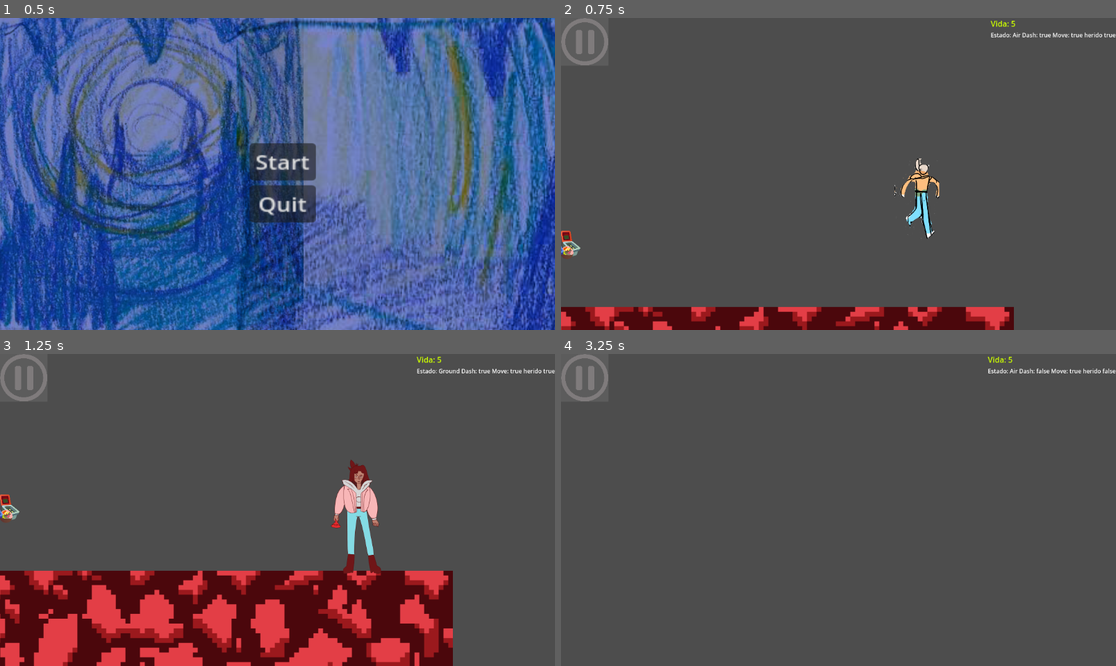
Above: before the commit, frames 1-4 (two rows, left to right).
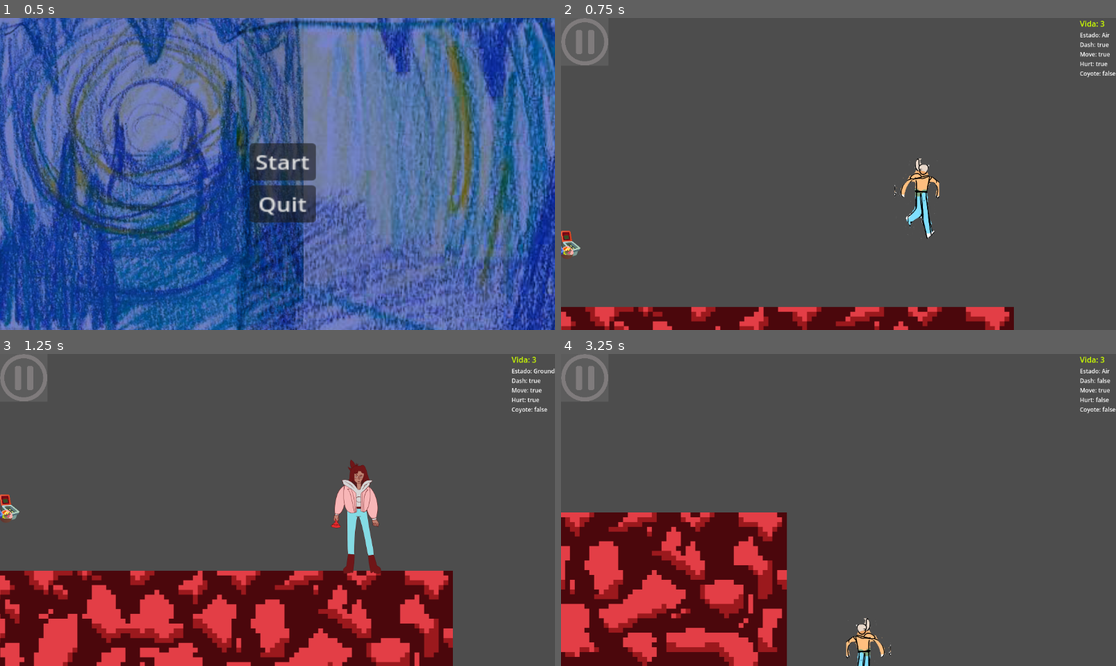
Above: after the commit, the same moments.

Repository: GuillermoC66/Interna
Game: Godot game, scene res://ESCENAS/StartMenu.tscn
Same seed, same stepped clock (60 frames per second), same inputs: the game is played once before the commit and once after it.
Inputs:
- Up to frame 1 (0.5 s): no input
- Up to frame 2 (0.75 s): click "Start" at 0.5 s
- Up to frame 3 (1.25 s): no input
- Up to frame 4 (3.25 s): tap Enter at 1.25 s; hold X (dash) 1.28-2.03 s; hold Right (ui_right) 1.28-2.78 s; tap Space (ui_select) at 1.52, 1.55, 1.82, 2.1, 2.27, 2.57, 3.05 s; tap X (dash) at 2.3 s; hold Left (ui_left) from 2.78 s (still down); hold X (dash) from 2.78 s (still down)

Frame 1 is identical in both runs. In frame 2, 0.5% of the frame differs, in the area x 77-100%, y 0-19%; in frame 3, 0.5%; in frame 4, 21%, in the area x 0-100%, y 0-100%.

Commit message:
Muerte y Coyote

Diff:
--- a/ESCENAS/Player.tscn
+++ b/ESCENAS/Player.tscn
@@ -855,6 +855,7 @@
 [node name="CollisionShape2D" type="CollisionShape2D" parent="HitboxDash"]
 position = Vector2(0.5, 0)
 shape = SubResource("RectangleShape2D_buqgf")
+debug_color = Color(0.947641, 2.31028e-06, 0.582125, 0.42)
 
 [node name="CollisionShape2D" type="CollisionShape2D" parent="."]
 position = Vector2(0, 10)
@@ -895,7 +896,7 @@
 stateMachine = NodePath("..")
 
 [node name="Timer" type="Timer" parent="StateMachine/Ground"]
-wait_time = 0.3
+wait_time = 2.0
 one_shot = true
 
 [node name="Air" type="Node" parent="StateMachine" node_paths=PackedStringArray("groundState", "dashState", "stateMachine")]
@@ -903,6 +904,8 @@
 groundState = NodePath("../Ground")
 dashState = NodePath("../Dash")
 stateMachine = NodePath("..")
+
+[node name="Timer" type="Timer" parent="StateMachine/Air"]
 
 [node name="Dash" type="Node" parent="StateMachine" node_paths=PackedStringArray("canDashAgain", "groundState", "airState", "hitbox", "stateMachine")]
 script = ExtResource("36_jots7")
@@ -933,6 +936,7 @@
 [connection signal="area_entered" from="Hurtbox" to="StateMachine" method="_on_hurtbox_area_entered"]
 [connection signal="area_entered" from="HitboxDash" to="StateMachine/Dash" method="_on_hitbox_dash_area_entered"]
 [connection signal="timeout" from="StateMachine/Ground/Timer" to="StateMachine/Ground" method="_on_timer_timeout"]
+[connection signal="timeout" from="StateMachine/Air/Timer" to="StateMachine/Air" method="_on_timer_timeout"]
 [connection signal="timeout" from="StateMachine/Dash/DashTime" to="StateMachine/Dash" method="_on_dash_time_timeout"]
 [connection signal="timeout" from="StateMachine/Hurt/Knockback" to="StateMachine/Hurt" method="_on_knockback_timeout"]
 [connection signal="timeout" from="StateMachine/Can Dash Again" to="StateMachine" method="_on_can_dash_again_timeout"]
--- a/ESCENAS/StartMenu.tscn
+++ b/ESCENAS/StartMenu.tscn
@@ -1,6 +1,6 @@
 [gd_scene load_steps=10 format=3 uid="uid://dk8nrpixe5323"]
 
-[ext_resource type="Script" path="res://ESCENAS/StartMenu.gd" id="1_01i1c"]
+[ext_resource type="Script" path="res://SCRIPTS/StartMenu.gd" id="1_01i1c"]
 [ext_resource type="Texture2D" uid="uid://d3c48xy8hr46h" path="res://RECURSOS/backchido2.bmp" id="2_fhhi1"]
 [ext_resource type="Texture2D" uid="uid://cjqpwybrggg12" path="res://RECURSOS/backchido.bmp" id="3_v7mmk"]
 
@@ -10,11 +10,11 @@
 [sub_resource type="CanvasItemMaterial" id="CanvasItemMaterial_d1fhn"]
 blend_mode = 3
 
+[sub_resource type="Animation" id="Animation_db36x"]
+length = 0.001
+
 [sub_resource type="Animation" id="Animation_o7r2q"]
 resource_name = "show"
-
-[sub_resource type="Animation" id="Animation_db36x"]
-length = 0.001
 
 [sub_resource type="AnimationLibrary" id="AnimationLibrary_57fi1"]
 _data = {
--- a/ESCENAS/elmundo.tscn
+++ b/ESCENAS/elmundo.tscn
@@ -1,6 +1,7 @@
-[gd_scene load_steps=12 format=3 uid="uid://dd4afugxoeau4"]
+[gd_scene load_steps=14 format=3 uid="uid://dd4afugxoeau4"]
 
 [ext_resource type="PackedScene" uid="uid://cka2icva25c4q" path="res://ESCENAS/Player.tscn" id="1_fk75c"]
+[ext_resource type="Script" path="res://SCRIPTS/testMundo.gd" id="1_rk0d2"]
 [ext_resource type="PackedScene" uid="uid://db0o73xiuq118" path="res://ESCENAS/PRIMERPISO.tscn" id="2_7xmnr"]
 [ext_resource type="PackedScene" uid="uid://buljphv8tli08" path="res://ESCENAS/enemy.tscn" id="4_jtvnr"]
 [ext_resource type="PackedScene" uid="uid://cf7mi3nvpst8a" path="res://ESCENAS/BLOQUE.tscn" id="4_qggcf"]
@@ -8,6 +9,9 @@
 [ext_resource type="Script" path="res://SCRIPTS/LifeLabel.gd" id="5_c63kh"]
 [ext_resource type="Script" path="res://SCRIPTS/debugLabel.gd" id="6_n733e"]
 [ext_resource type="Texture2D" uid="uid://b7dg7caw3dsb4" path="res://RECURSOS/pause-icon-sign-symbol-design-free-png.png" id="7_305xn"]
+
+[sub_resource type="RectangleShape2D" id="RectangleShape2D_6k1ke"]
+size = Vector2(613.629, 79.6099)
 
 [sub_resource type="LabelSettings" id="LabelSettings_qod1a"]
 font_color = Color(0.803922, 1, 0, 1)
@@ -20,6 +24,7 @@
 light_mode = 1
 
 [node name="ELMUNDO" type="Node2D"]
+script = ExtResource("1_rk0d2")
 
 [node name="plataformas test" parent="." instance=ExtResource("2_7xmnr")]
 position = Vector2(212, 10)
@@ -43,6 +48,15 @@
 
 [node name="plataformas test" parent="plataformas test" instance=ExtResource("2_7xmnr")]
 position = Vector2(-3070, -244)
+
+[node name="Area2D" type="Area2D" parent="plataformas test" groups=["KillBox"]]
+position = Vector2(1759, 1299)
+scale = Vector2(11.52, 5.64)
+
+[node name="CollisionShape2D" type="CollisionShape2D" parent="plataformas test/Area2D"]
+position = Vector2(-316.146, 122.34)
+shape = SubResource("RectangleShape2D_6k1ke")
+debug_color = Color(1, 0.0426788, 0.320794, 0.42)
 
 [node name="Enemies" type="Node" parent="."]
 
@@ -96,4 +110,5 @@
 
 [node name="Control" parent="GUITest" instance=ExtResource("5_1ykic")]
 
+[connection signal="area_entered" from="plataformas test/Area2D" to="." method="_on_area_2d_area_entered"]
 [connection signal="pressed" from="GUITest/Button" to="GUITest/Control" method="_on_button_pressed"]
--- a/ESCENAS/enemy.tscn
+++ b/ESCENAS/enemy.tscn
@@ -32,5 +32,6 @@
 
 [node name="CollisionShape2D" type="CollisionShape2D" parent="Hurtbox"]
 shape = SubResource("CircleShape2D_5iqbu")
+debug_color = Color(0.927135, 3.91784e-05, 0.669725, 0.42)
 
 [connection signal="area_entered" from="Hurtbox" to="." method="_on_hurtbox_area_entered"]
--- /dev/null
+++ b/ESCENAS/gameOver.gd
@@ -0,0 +1,12 @@
+extends Control
+
+@onready var animacion : AnimationPlayer = $AnimationPlayer
+@onready var test_level = preload("res://ESCENAS/elmundo.tscn") as PackedScene
+
+func _ready():
+	animacion.play("death")
+
+func state_process(delta):
+	if Input.is_anything_pressed():
+		print("wa")
+		get_tree().change_scene_to_packed(test_level)
--- /dev/null
+++ b/ESCENAS/gameOver.tscn
@@ -0,0 +1,221 @@
+[gd_scene load_steps=5 format=3 uid="uid://cjqdbwiqx4rk"]
+
+[ext_resource type="Script" path="res://ESCENAS/gameOver.gd" id="1_sgjjv"]
+
+[sub_resource type="Animation" id="Animation_30rtv"]
+resource_name = "death"
+length = 2.00001
+step = 0.0833333
+tracks/0/type = "value"
+tracks/0/imported = false
+tracks/0/enabled = true
+tracks/0/path = NodePath("ColorRect:color")
+tracks/0/interp = 1
+tracks/0/loop_wrap = true
+tracks/0/keys = {
+"times": PackedFloat32Array(0, 0.333333, 0.75),
+"transitions": PackedFloat32Array(1, 1, 1),
+"update": 0,
+"values": [Color(0, 0, 0, 0), Color(0, 0, 0, 0.670588), Color(0, 0, 0, 1)]
+}
+tracks/1/type = "value"
+tracks/1/imported = false
+tracks/1/enabled = true
+tracks/1/path = NodePath("Label:theme_override_colors/font_color")
+tracks/1/interp = 1
+tracks/1/loop_wrap = true
+tracks/1/keys = {
+"times": PackedFloat32Array(1, 1.33333),
+"transitions": PackedFloat32Array(1, 1),
+"update": 0,
+"values": [Color(1, 0, 0, 0), Color(1, 0, 0, 1)]
+}
+tracks/2/type = "value"
+tracks/2/imported = false
+tracks/2/enabled = true
+tracks/2/path = NodePath("ColorRect:visible")
+tracks/2/interp = 1
+tracks/2/loop_wrap = true
+tracks/2/keys = {
+"times": PackedFloat32Array(0),
+"transitions": PackedFloat32Array(1),
+"update": 1,
+"values": [true]
+}
+tracks/3/type = "value"
+tracks/3/imported = false
+tracks/3/enabled = true
+tracks/3/path = NodePath("Label:visible")
+tracks/3/interp = 1
+tracks/3/loop_wrap = true
+tracks/3/keys = {
+"times": PackedFloat32Array(1),
+"transitions": PackedFloat32Array(1),
+"update": 1,
+"values": [true]
+}
+tracks/4/type = "value"
+tracks/4/imported = false
+tracks/4/enabled = true
+tracks/4/path = NodePath("Label2:visible")
+tracks/4/interp = 1
+tracks/4/loop_wrap = true
+tracks/4/keys = {
+"times": PackedFloat32Array(1.33333),
+"transitions": PackedFloat32Array(1),
+"update": 1,
+"values": [true]
+}
+tracks/5/type = "value"
+tracks/5/imported = false
+tracks/5/enabled = true
+tracks/5/path = NodePath("Label2:theme_override_colors/font_color")
+tracks/5/interp = 1
+tracks/5/loop_wrap = true
+tracks/5/keys = {
+"times": PackedFloat32Array(1.33333, 1.66667),
+"transitions": PackedFloat32Array(1, 1),
+"update": 0,
+"values": [Color(1, 1, 1, 0), Color(1, 1, 1, 1)]
+}
+
+[sub_resource type="Animation" id="Animation_wy3p1"]
+length = 0.001
+tracks/0/type = "value"
+tracks/0/imported = false
+tracks/0/enabled = true
+tracks/0/path = NodePath("ColorRect:color")
+tracks/0/interp = 1
+tracks/0/loop_wrap = true
+tracks/0/keys = {
+"times": PackedFloat32Array(0),
+"transitions": PackedFloat32Array(1),
+"update": 0,
+"values": [Color(0, 0, 0, 0)]
+}
+tracks/1/type = "value"
+tracks/1/imported = false
+tracks/1/enabled = true
+tracks/1/path = NodePath("Label:theme_override_colors/font_color")
+tracks/1/interp = 1
+tracks/1/loop_wrap = true
+tracks/1/keys = {
+"times": PackedFloat32Array(0),
+"transitions": PackedFloat32Array(1),
+"update": 0,
+"values": [Color(1, 0, 0, 0)]
+}
+tracks/2/type = "value"
+tracks/2/imported = false
+tracks/2/enabled = true
+tracks/2/path = NodePath("ColorRect:visible")
+tracks/2/interp = 1
+tracks/2/loop_wrap = true
+tracks/2/keys = {
+"times": PackedFloat32Array(0),
+"transitions": PackedFloat32Array(1),
+"update": 1,
+"values": [false]
+}
+tracks/3/type = "value"
+tracks/3/imported = false
+tracks/3/enabled = true
+tracks/3/path = NodePath("Label:visible")
+tracks/3/interp = 1
+tracks/3/loop_wrap = true
+tracks/3/keys = {
+"times": PackedFloat32Array(0),
+"transitions": PackedFloat32Array(1),
+"update": 1,
+"values": [false]
+}
+tracks/4/type = "value"
+tracks/4/imported = false
+tracks/4/enabled = true
+tracks/4/path = NodePath("Label2:visible")
+tracks/4/interp = 1
+tracks/4/loop_wrap = true
+tracks/4/keys = {
+"times": PackedFloat32Array(0),
+"transitions": PackedFloat32Array(1),
+"update": 1,
+"values": [false]
+}
+tracks/5/type = "value"
+tracks/5/imported = false
+tracks/5/enabled = true
+tracks/5/path = NodePath("Label2:theme_override_colors/font_color")
+tracks/5/interp = 1
+tracks/5/loop_wrap = true
+tracks/5/keys = {
+"times": PackedFloat32Array(0),
+"transitions": PackedFloat32Array(1),
+"update": 0,
+"values": [Color(1, 1, 1, 1)]
+}
+
+[sub_resource type="AnimationLibrary" id="AnimationLibrary_ghcpx"]
+_data = {
+"RESET": SubResource("Animation_wy3p1"),
+"death": SubResource("Animation_30rtv")
+}
+
+[node name="Control" type="Control"]
+layout_mode = 3
+anchors_preset = 15
+anchor_right = 1.0
+anchor_bottom = 1.0
+grow_horizontal = 2
+grow_vertical = 2
+script = ExtResource("1_sgjjv")
+
+[node name="GUITest" type="CanvasLayer" parent="."]
+
+[node name="ColorRect" type="ColorRect" parent="GUITest"]
+visible = false
+anchors_preset = 15
+anchor_right = 1.0
+anchor_bottom = 1.0
+grow_horizontal = 2
+grow_vertical = 2
+color = Color(0, 0, 0, 0)
+
+[node name="Label" type="Label" parent="GUITest"]
+visible = false
+anchors_preset = 8
+anchor_left = 0.5
+anchor_top = 0.5
+anchor_right = 0.5
+anchor_bottom = 0.5
+offset_left = -242.5
+offset_top = -34.5
+offset_right = 242.5
+offset_bottom = 34.5
+grow_horizontal = 2
+grow_vertical = 2
+size_flags_horizontal = 4
+theme_override_colors/font_color = Color(1, 0, 0, 0)
+theme_override_font_sizes/font_size = 50
+text = "TE MORISTES CRACK"
+
+[node name="Label2" type="Label" parent="GUITest"]
+visible = false
+anchors_preset = 8
+anchor_left = 0.5
+anchor_top = 0.5
+anchor_right = 0.5
+anchor_bottom = 0.5
+offset_left = -153.5
+offset_top = 70.5
+offset_right = 153.5
+offset_bottom = 93.5
+grow_horizontal = 2
+grow_vertical = 2
+theme_override_colors/font_color = Color(1, 1, 1, 1)
+text = "Presiona Cualquier tecla para continuar"
+
+[node name="AnimationPlayer" type="AnimationPlayer" parent="."]
+root_node = NodePath("../GUITest")
+libraries = {
+"": SubResource("AnimationLibrary_ghcpx")
+}
--- a/SCRIPTS/AirState.gd
+++ b/SCRIPTS/AirState.gd
@@ -4,6 +4,11 @@
 
 @export var groundState : StatePlayer
 @export var dashState : StatePlayer
+@onready var coyoteTime : Timer = $Timer
+
+func Enter():
+	coyoteTime.start(0.15)
+	stateMachine.coyote_jump = true
 
 func state_process(delta):
 	if (!character.is_on_floor()):
@@ -14,9 +19,18 @@
 		Transition.emit(self, groundState)
 
 func state_input(event : InputEvent):
+	if Input.is_action_just_pressed("ui_select") and stateMachine.coyote_jump:
+		jump()
 	if(event.is_action_pressed("dash") and stateMachine.can_dash):
 		Transition.emit(self, dashState)
+
+func jump():
+	character.velocity.y = jump_velocity
+	stateMachine.coyote_jump = false
 
 func stopJump():
 	if !Input.is_action_pressed("ui_select") && character.velocity.y < 0:
 		character.velocity.y = 0
+
+func _on_timer_timeout():
+	stateMachine.coyote_jump = false
--- a/SCRIPTS/GroundState.gd
+++ b/SCRIPTS/GroundState.gd
@@ -7,11 +7,12 @@
 @export var dashState : StatePlayer
 @export var camara : Camera2D
 @export var hurtbox : Area2D
+@onready var timer : Timer = $Timer
 
 #CollisionShapes para agacharse
 var shape_stand = preload("res://RECURSOS/collisionStand.tres")
 var shape_crouch = preload("res://RECURSOS/collisionCrouch.tres")
-@onready var timer : Timer = $Timer
+
 var movimiento = Vector2(0, 150)
 var direccion
 
@@ -37,7 +38,7 @@
 
 #Salto
 func jump():
-	if Input.is_action_just_pressed("ui_select"):
+	if Input.is_action_just_pressed("ui_select") and stateMachine.can_move:
 		character.velocity.y = jump_velocity
 
 #Cambiar CollisionShape
--- a/SCRIPTS/HurtState.gd
+++ b/SCRIPTS/HurtState.gd
@@ -11,8 +11,8 @@
 	stateMachine.can_move = false
 	stateMachine.can_dash = false
 	stateMachine.can_getHurt = false
-	knockbackTimer.start(0.3)
-	inmuneTimer.start(1.5)
+	knockbackTimer.start(0.2)
+	inmuneTimer.start(1.3)
 	playback.start("hurt")
 	knockback(stateMachine.DamagePosition)
 
--- a/SCRIPTS/Player.gd
+++ b/SCRIPTS/Player.gd
@@ -2,18 +2,20 @@
 #Nodos necesarios
 @onready var animacion : AnimationTree = $AnimationTree
 @onready var hitboxDash : Area2D = $HitboxDash
-#@onready var sprite : AnimatedSprite2D = $AnimatedSprite2D
 @onready var collision_shape : CollisionShape2D = $CollisionShape2D
 @onready var stateMachine : StateMachine = $StateMachine
 @onready var camera : Camera2D = $Camera2D
 
+#Movimiento
 var directionX : float = 0
 var directionY : float = 0
+var velocidadCaminar : float = 410
+var velocidadCorrer : float = 700
+
+#Animacion
 var playback
 var flipSprite = 1
-var velocidadCaminar : float = 410
-var velocidadCorrer : float = 700
-var life = 5
+var life = 3
 
 func _ready():
 	hitboxDash.scale = Vector2(0.1, 0.1)
@@ -63,3 +65,7 @@
 func moveCamera(direccion):
 	if (camera.position != Vector2(-145, 0) && flipSprite == -1) && (camera.position != Vector2(145, 0) && flipSprite == 1):
 		camera.position += direccion * Vector2(100, 0) * 0.5
+
+func die():
+	print("me mori")
+	#poner animaciones de muerte y demas.
--- a/SCRIPTS/StateMachine.gd
+++ b/SCRIPTS/StateMachine.gd
@@ -2,15 +2,18 @@
 
 class_name StateMachine
 
-var DamagePosition
 @export var character : CharacterBody2D
 @export var animacion : AnimationTree
 @export var current_state : StatePlayer
 @export var hurt_state : StatePlayer
+
+#Booleanos
 var can_move : bool = true
 var can_dash : bool = true
 var can_getHurt : bool = true
+var coyote_jump : bool = false
 
+var DamagePosition
 var states : Array[StatePlayer]
 
 func _ready():
@@ -45,8 +48,12 @@
 func _on_hurtbox_area_entered(area):
 	if area.is_in_group("Hitbox") and can_getHurt:
 		DamagePosition = area.global_position
-		character.life -= 1
-		on_child_transition(current_state, hurt_state)
+		if character.life > 1:
+			character.life -= 1
+			on_child_transition(current_state, hurt_state)
+		else:
+			character.life = 0
+			character.die()
 
 func _on_can_dash_again_timeout():
 	can_dash = true
--- a/SCRIPTS/debugLabel.gd
+++ b/SCRIPTS/debugLabel.gd
@@ -5,4 +5,4 @@
 # Called every frame. 'delta' is the elapsed time since the previous frame.
 func _process(_delta):
 	var maquinaEstado = player.stateMachine
-	text = "Estado: " + maquinaEstado.current_state.name + 	" Dash: " + str(maquinaEstado.can_dash) + " Move: " + str(maquinaEstado.can_move) + " herido " + str(maquinaEstado.can_getHurt)
+	text = "Estado: " + maquinaEstado.current_state.name + 	"\nDash: " + str(maquinaEstado.can_dash) + "\nMove: " + str(maquinaEstado.can_move) + "\nHurt: " + str(maquinaEstado.can_getHurt) + "\nCoyote: " + str(maquinaEstado.coyote_jump)
--- /dev/null
+++ b/SCRIPTS/testMundo.gd
@@ -0,0 +1,17 @@
+extends Node2D
+
+@onready var character : CharacterBody2D = $Player
+@onready var gameOver_scene = preload("res://ESCENAS/gameOver.tscn") as PackedScene
+var pjVivo : bool = true
+
+func _process(_delta):
+	if character.life == 0:
+		gameOver()
+
+func _on_area_2d_area_entered(area):
+	if area.is_in_group("Player"):
+		gameOver()
+
+func gameOver():
+	get_tree().reload_current_scene()
+	#get_tree().change_scene_to_packed(gameOver_scene)
Renamed: ESCENAS/StartMenu.gd -> SCRIPTS/StartMenu.gd
